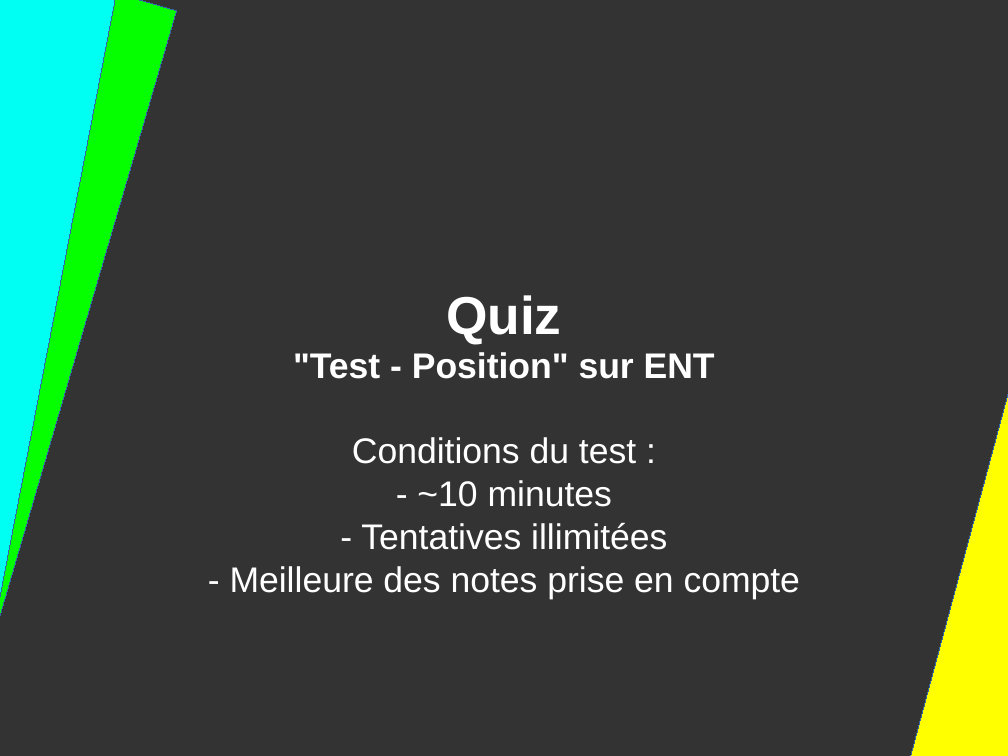
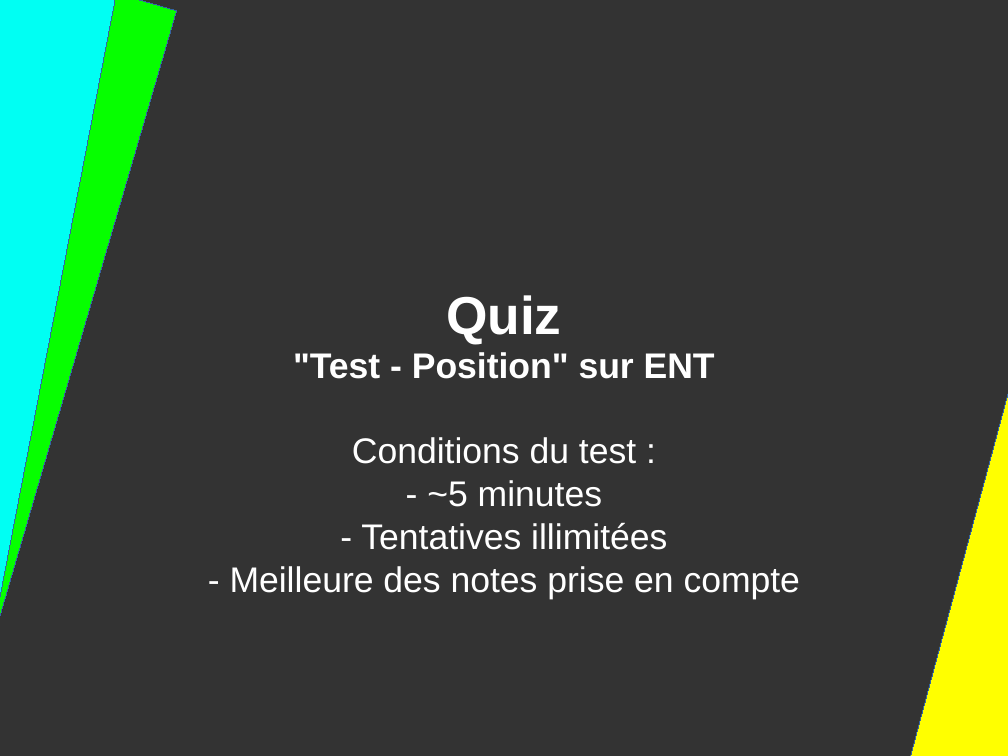
Before and after one commit to DanYellow/presentations, a slide deck: slide 87 of mmi/html/travaux-pratiques/numero-2/presentation.odp. Drawn at 1008x756 pixels with LibreOffice and Linux fonts; fonts in the diff are those of the drawing. Boxes give left, top, right and bottom in pixels: in the first picture for what was removed or moved away, otherwise in the second. Text is boxed around its words. In the diff, an @@ line names an element or a change of style, - is before the commit and + after.

```diff
--- a/mmi/html/travaux-pratiques/numero-2/presentation.odp
+++ b/mmi/html/travaux-pratiques/numero-2/presentation.odp
@@ title at <box>230,352,800,599</box>: text changed @@
-"Test - Position" sur ENT
-Conditions du test :
-- ~10 minutes
-- Tentatives illimitées
-- Meilleure des notes prise en compte
+"Test - Position" sur ENT
+Conditions du test :
+- ~5 minutes
+- Tentatives illimitées
+- Meilleure des notes prise en compte
```
Also in this commit, not shown: 6 other slides changed, 8 other files.
